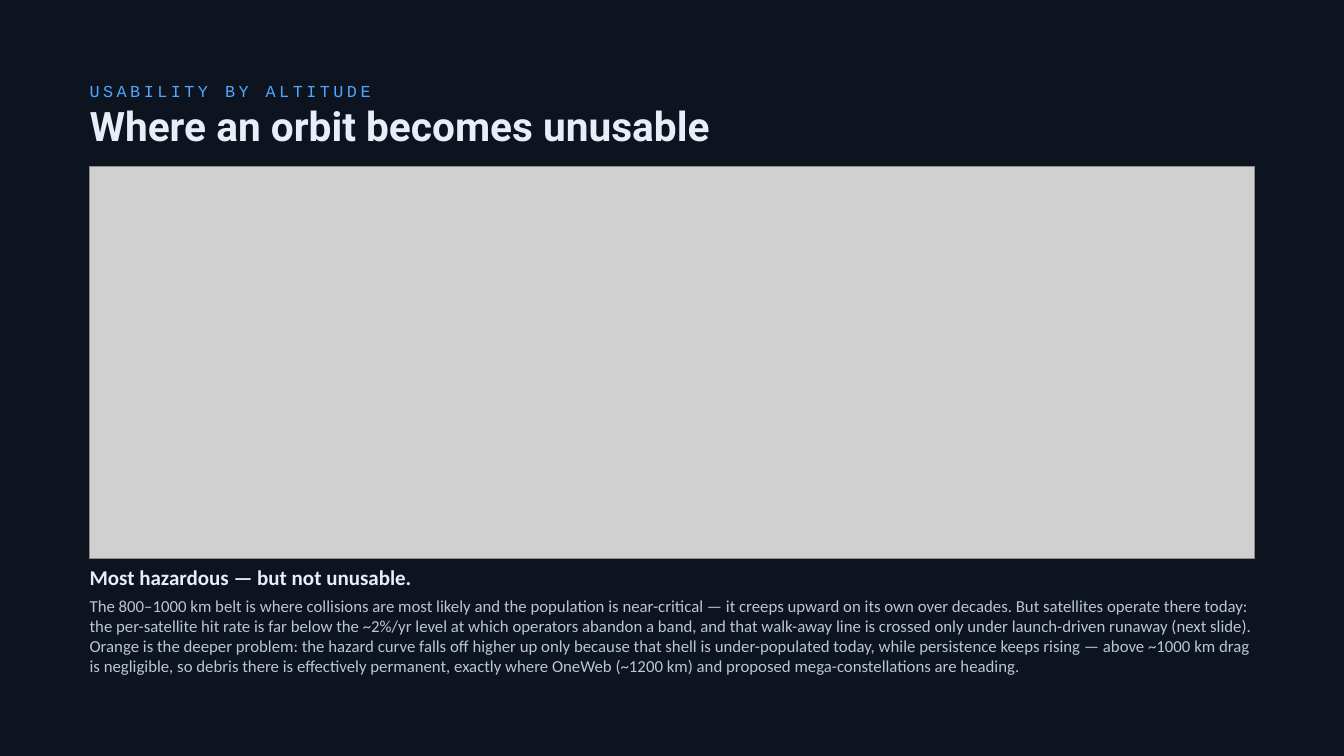
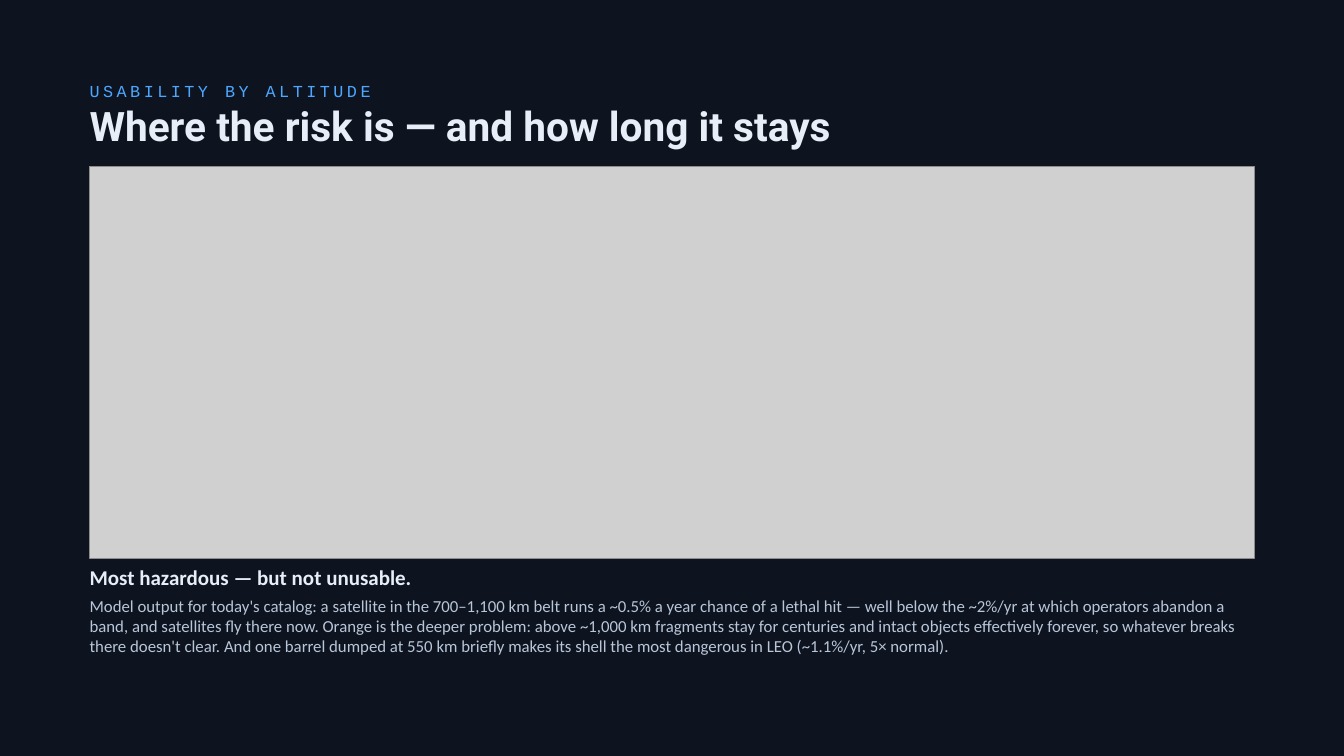
Before and after one commit to TimKadyrov/DebrisCascade, a slide deck: slide 13 of Barrel of Nails — Kessler Study.pptx. Drawn at 1344x756 pixels with LibreOffice and Linux fonts; fonts in the diff are those of the drawing; grey boxes stand for pictures. Boxes give left, top, right and bottom in pixels: in the first picture for what was removed or moved away, otherwise in the second. Text is boxed around its words. In the diff, an @@ line names an element or a change of style, - is before the commit and + after.

Commit message:
Update deck, SUMMARY and README from the fixed model and full catalog
Every number and chart now comes from data/deck_numbers.json (CLI --deck);
charts are rendered by viz/render_deck_charts.py at their slide-box sizes.

Deck changes:
- Catalog: 28,676 LEO objects incl. 9,911 catalogued debris (was 15,222
  active satellites only).
- Altitude figure (13) is now model output: per-satellite risk today (peak
  0.53%/yr at 825 km) plus fragment and intact drag lifetimes; one barrel
  at 550 km briefly makes its shell the most dangerous in LEO.
- Tipping (14): >=10 cm belt growth vs launch rate; the belt already
  grows x1.13 in 50 yr with zero launches (x421 / ~190/yr were stale).
- Operators (15): they quit by year ~28 and the belt still doubles; the
  "self-limiting" claim is withdrawn.
- Barrels (16): no number doubles the >=10 cm belt; 90-220 barrels double
  the 1-10 cm field (range = cratering convention); one ASAT ~ 25 barrels
  (was "2,000+ barrels" and "one ASAT = thousands").
- Extreme (17, 18): 500 launches/yr -> x91 belt, ~1,600-1,700
  catastrophic/yr. Low-altitude breakup (19): +22% local risk, clears in
  ~1 yr (the 98,000/yr figure came from a 1-billion-nail run).
- Physics (9): 260+260 kg -> ~29,000 fragments (combined mass).
- Model limits (22) and references (23) rewritten; Kessler citation fixed,
  Liou & Johnson (2006) added.

SUMMARY.md and README rewritten to match.

```diff
--- a/Barrel of Nails — Kessler Study.pptx
+++ b/Barrel of Nails — Kessler Study.pptx
@@ text at (x1=90, y1=110, x2=830, y2=150): text changed @@
-Where an orbit becomes unusable
+Where the risk is — and how long it stays
@@ text at (x1=90, y1=600, x2=1235, y2=655): text changed @@
-The 800–1000 km belt is where collisions are most likely and the population is near-critical — it creeps upward on its own over decades. But satellites operate there today: the per-satellite hit rate is far below the ~2%/yr level at which operators abandon a band, and that walk-away line is crossed only under launch-driven runaway (next slide). Orange is the deeper problem: the hazard curve falls off higher up only because that shell is under-populated today, while persistence keeps rising — above ~1000 km drag is negligible, so debris there is effectively permanent, exactly where OneWeb (~1200 km) and proposed mega-constellations are heading.
+Model output for today's catalog: a satellite in the 700–1,100 km belt runs a ~0.5% a year chance of a lethal hit — well below the ~2%/yr at which operators abandon a band, and satellites fly there now. Orange is the deeper problem: above ~1,000 km fragments stay for centuries and intact objects effectively forever, so whatever breaks there doesn't clear. And one barrel dumped at 550 km briefly makes its shell the most dangerous in LEO (~1.1%/yr, 5× normal).
```
Also in this commit, not shown: 13 other slides changed, 11 other files.
